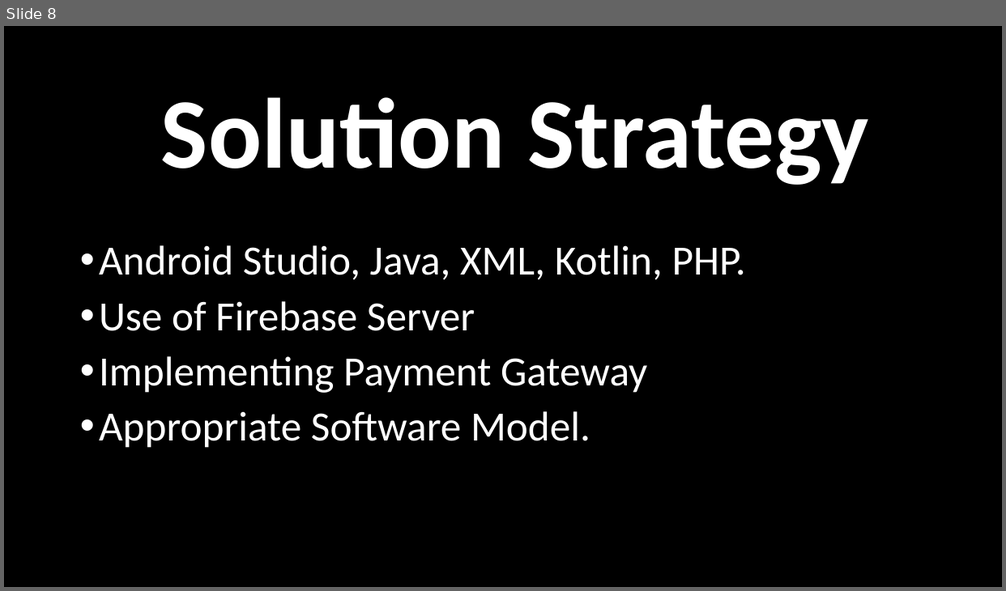
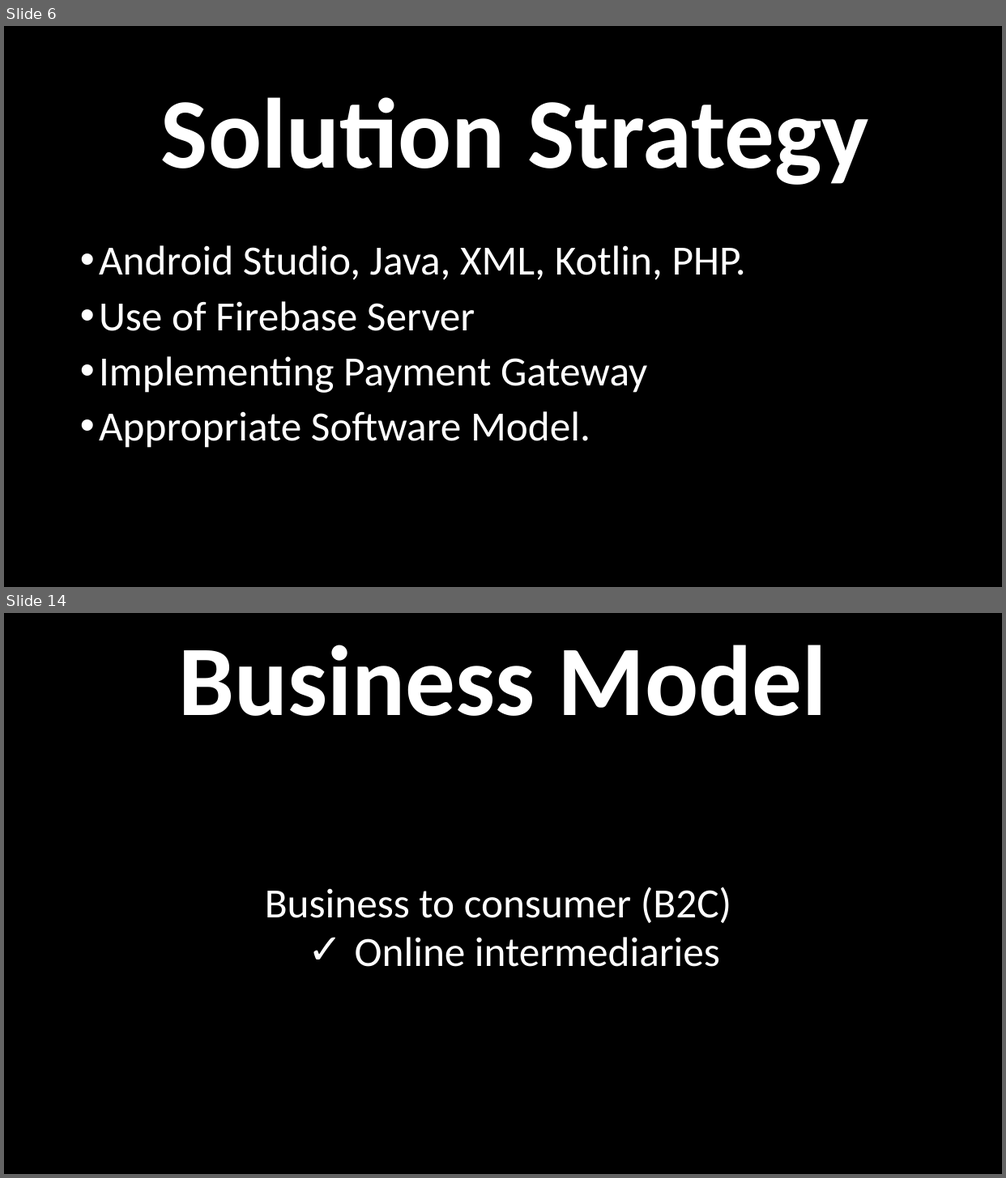
Before and after one commit to pritz10/Dissertation-Mini-Project-2018-, a slide deck: Home Stays.pptx. Shown one above the other, each under a label of ours: slide 8 before the commit, slides 6 and 14 after it; the slides between them are not shown. The pictures are 1006x591 and 1006x1178 pixels, drawn with LibreOffice and Linux fonts; fonts in the diff are those of the drawing. Boxes give left, top, right and bottom in pixels: in the first picture for what was removed or moved away, otherwise in the second. Text is boxed around its words. In the diff, an @@ line names an element or a change of style, - is before the commit and + after.

```diff
--- a/Home Stays.pptx
+++ b/Home Stays.pptx
@@ slide 14 added at [4, 613, 1002, 1174], background #000000 @@
@@ text added at [178, 645, 827, 716], 96 pt, text #FFFFFF, bold @@
+Business Model
@@ text added at [265, 887, 731, 923], 40 pt, text #FFFFFF @@
+Business to consumer (B2C)
@@ text added at [355, 937, 720, 967], 40 pt, text #FFFFFF @@
+✓ Online intermediaries
@@ what was slide 8 is now slide 6 @@
```
Also in this commit, not shown: 8 slides changed, 8 other slides added, 2 slides removed, 4 other files.
